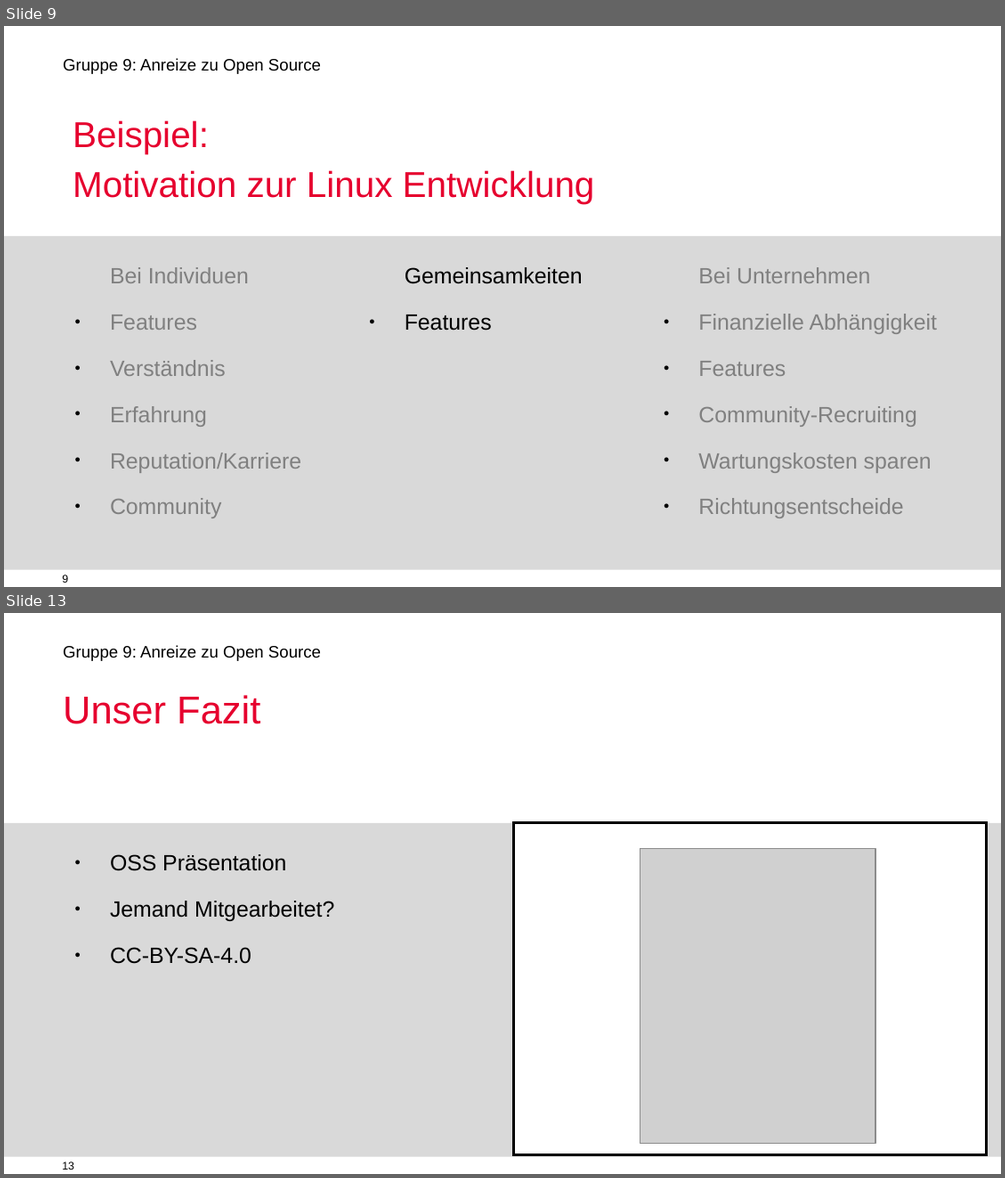
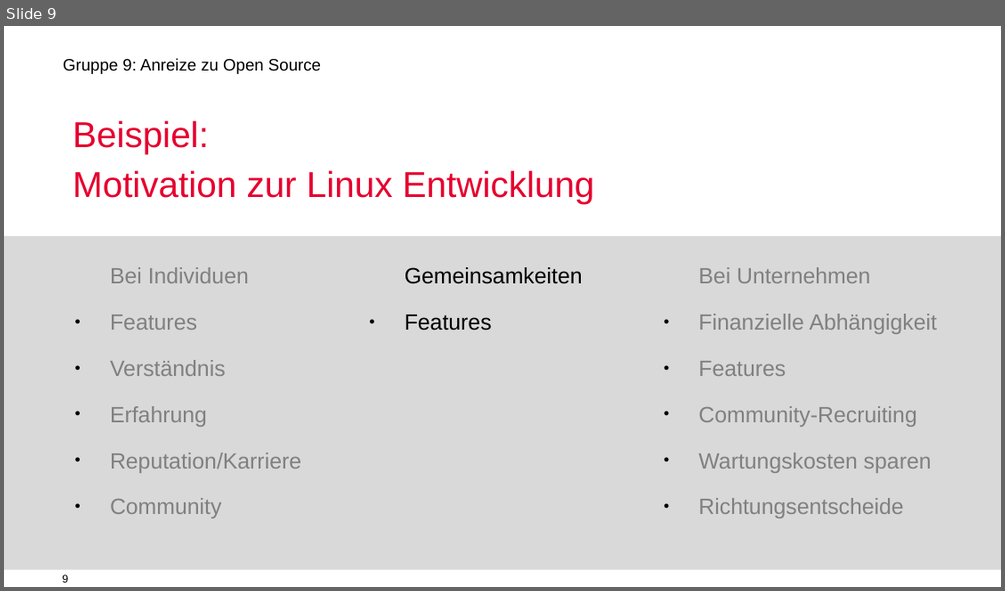
Before and after one commit to mauriziopiu/anreize_zu_open_source, a slide deck: OSS_Prasentation_open.odp. Shown one above the other, each under a label of ours: slides 9 and 13 before the commit, slide 9 after it; the slides between them are not shown. The pictures are 1005x1178 and 1005x591 pixels, drawn with LibreOffice and Linux fonts; fonts in the diff are those of the drawing; grey boxes stand for pictures; background and template pictures are left out. Boxes give left, top, right and bottom in pixels: in the first picture for what was removed or moved away, otherwise in the second. Text is boxed around its words. In the diff, an @@ line names an element or a change of style, - is before the commit and + after.

```diff
--- a/OSS_Prasentation_open.odp
+++ b/OSS_Prasentation_open.odp
@@ slide 13 removed at (x1=4, y1=613, x2=1001, y2=1174), background #FFFFFF; not listed: 3 template elements that a slide beside it also shows @@
@@ text removed at (x1=63, y1=695, x2=260, y2=724) @@
-Unser Fazit
@@ rectangle removed at (x1=513, y1=822, x2=986, y2=1154) @@
@@ picture removed at (x1=640, y1=848, x2=875, y2=1143) @@
@@ text removed at (x1=110, y1=854, x2=334, y2=964) @@
-● OSS Präsentation
-● Jemand Mitgearbeitet?
-● CC-BY-SA-4.0
```
Also in this commit, not shown: 4 slides changed.
